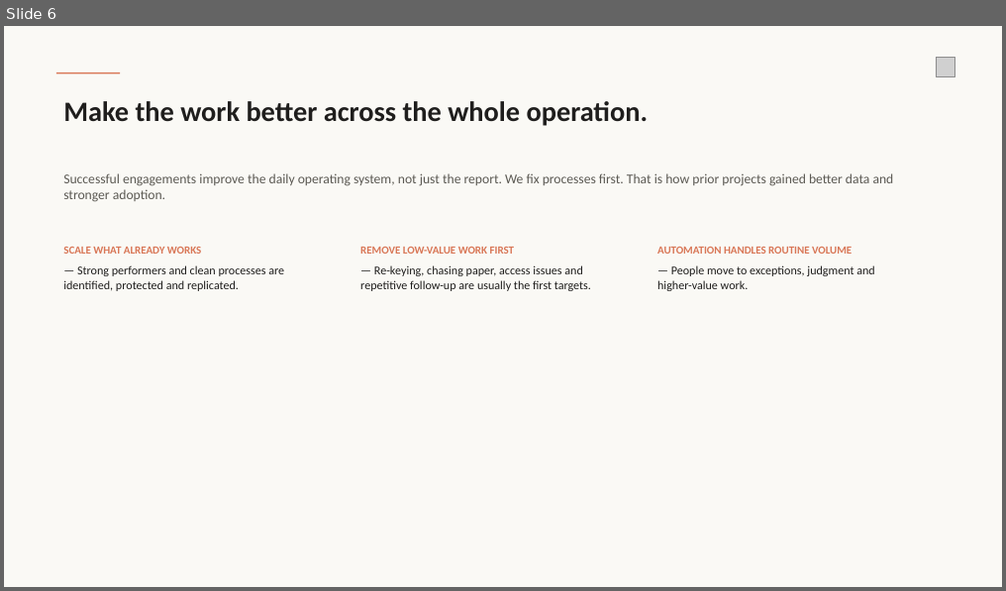
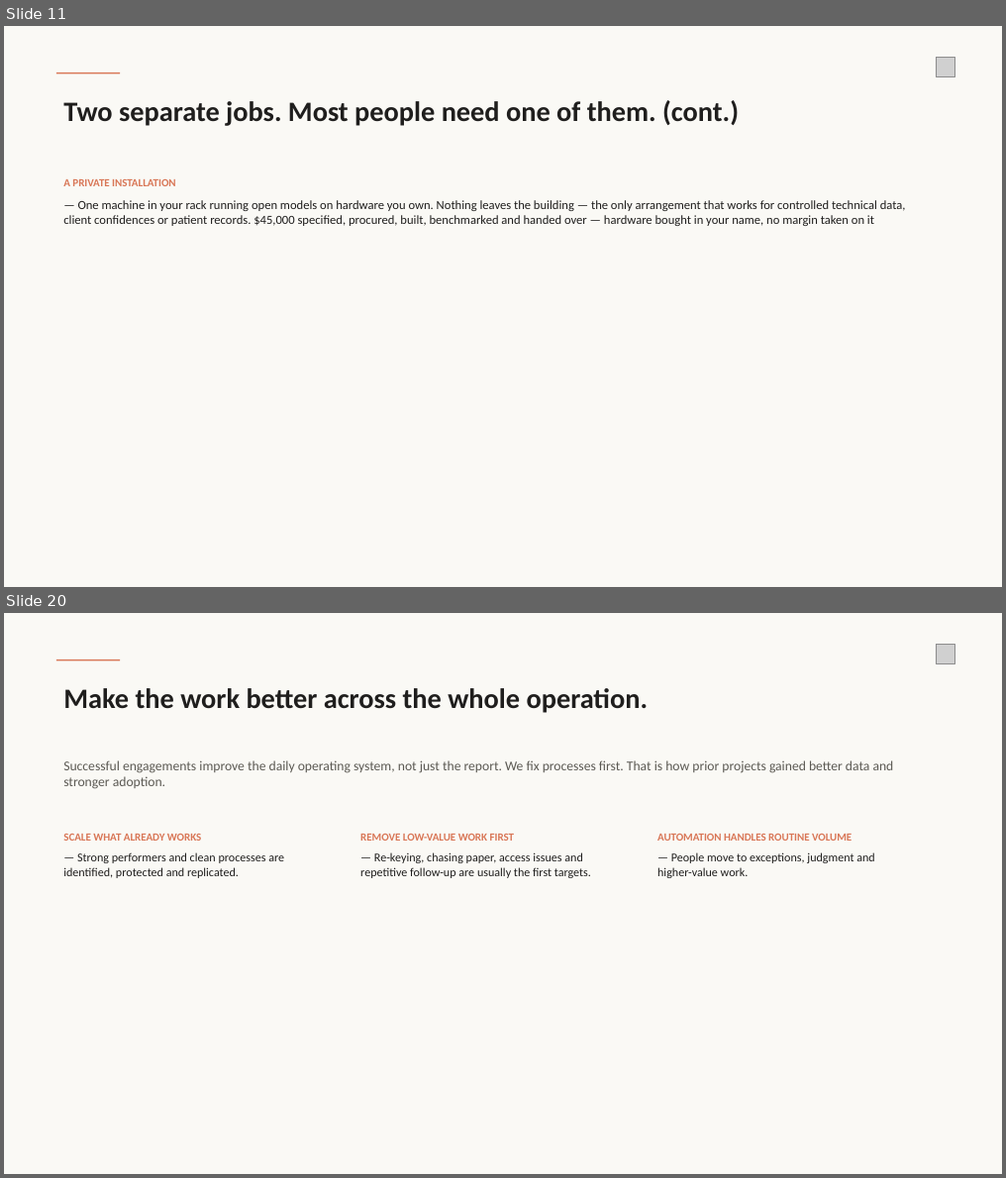
Before and after one commit to wirewalktech/AI-Extension, a slide deck: operating-review.pptx. Shown one above the other, each under a label of ours: slide 6 before the commit, slides 11 and 20 after it; the slides between them are not shown. The pictures are 1006x591 and 1006x1178 pixels, drawn with LibreOffice and Linux fonts; fonts in the diff are those of the drawing; grey boxes stand for pictures. Boxes give left, top, right and bottom in pixels: in the first picture for what was removed or moved away, otherwise in the second. Text is boxed around its words. In the diff, an @@ line names an element or a change of style, - is before the commit and + after.

```diff
--- a/operating-review.pptx
+++ b/operating-review.pptx
@@ slide 11 added at bbox=[4, 26, 1002, 587], background #FAF9F5 @@
@@ rectangle added at bbox=[56, 73, 120, 74], fill #D97757 @@
@@ picture added at bbox=[936, 58, 955, 76] @@
@@ text added at bbox=[63, 100, 739, 126], 27 pt, text #1F1E1D, bold @@
+Two separate jobs. Most people need one of them. (cont.)
@@ text added at bbox=[63, 179, 906, 226], 12 pt, text #1F1E1D @@
+A PRIVATE INSTALLATION
+— One machine in your rack running open models on hardware you own. Nothing leaves the building — the only arrangement that works for controlled technical data, client confidences or patient records. $45,000 specified, procured, built, benchmarked and handed over — hardware bought in your name, no margin taken on it
@@ what was slide 6 is now slide 20 @@
```
Also in this commit, not shown: 9 slides changed, 13 other slides added, 2 other files.
